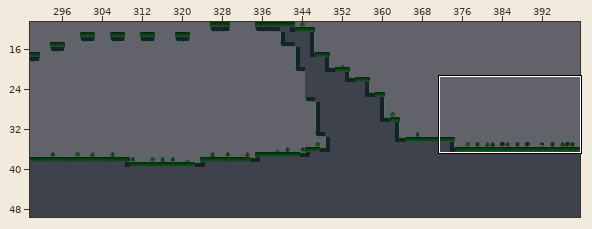
Tiled map, stored at tiled prj/1.tmx. The picture above shows the old version from afar; the outline marks the close-up.
Close-up. Old version:
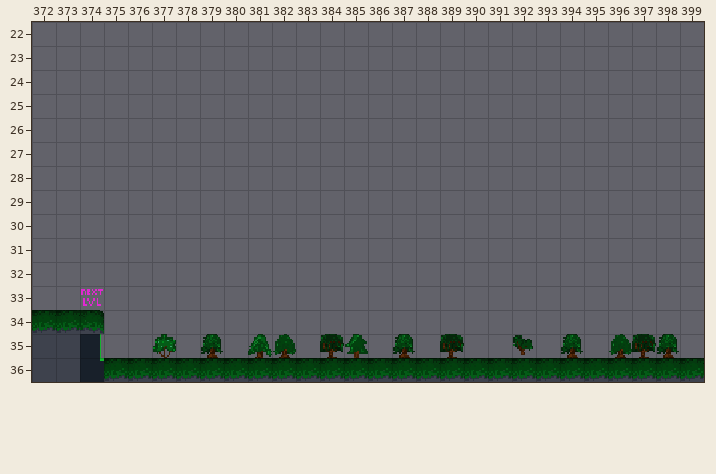
Cells are 16x16 px. Shown: x 372..399, y 22..36. The commit also changed other parts of the map, which this record leaves out.
New version:
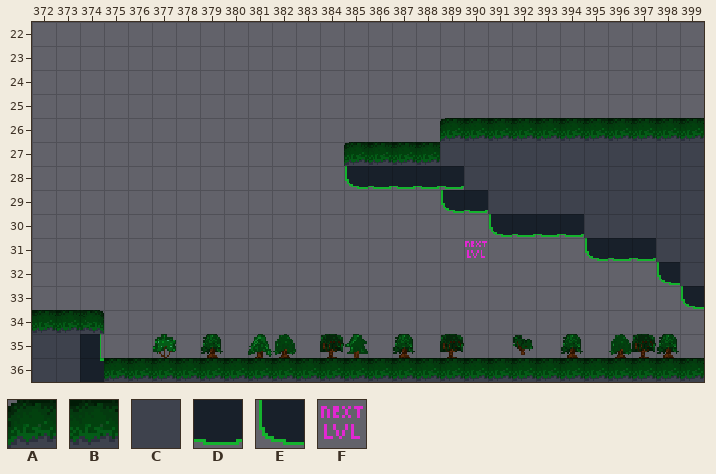
Key: from "tileset": A 0, B 1, C 4, D 8, E 11, F 80.
_ is an empty cell.
Tiles replaced or removed in this view: F.
Edits made:
Changed rows in their new state; . is an unchanged cell.
Layer "Tile Layer 1":
first column x 374:
26 ...............ABBBBBBBBBB
27 ...........ABBBCCCCCCCCCCC
28 ...........EDDDDCCCCCCCCCC
29 ...............EDCCCCCCCCC
30 .................EDDDCCCCC
31 ................F....EDDCC
32 ........................EC
33 _........................E
Boxes around the changes in both close-ups, in picture pixels (x1, y1, x2, y2):
added: (344, 118, 704, 309)
removed: (81, 289, 103, 306)
